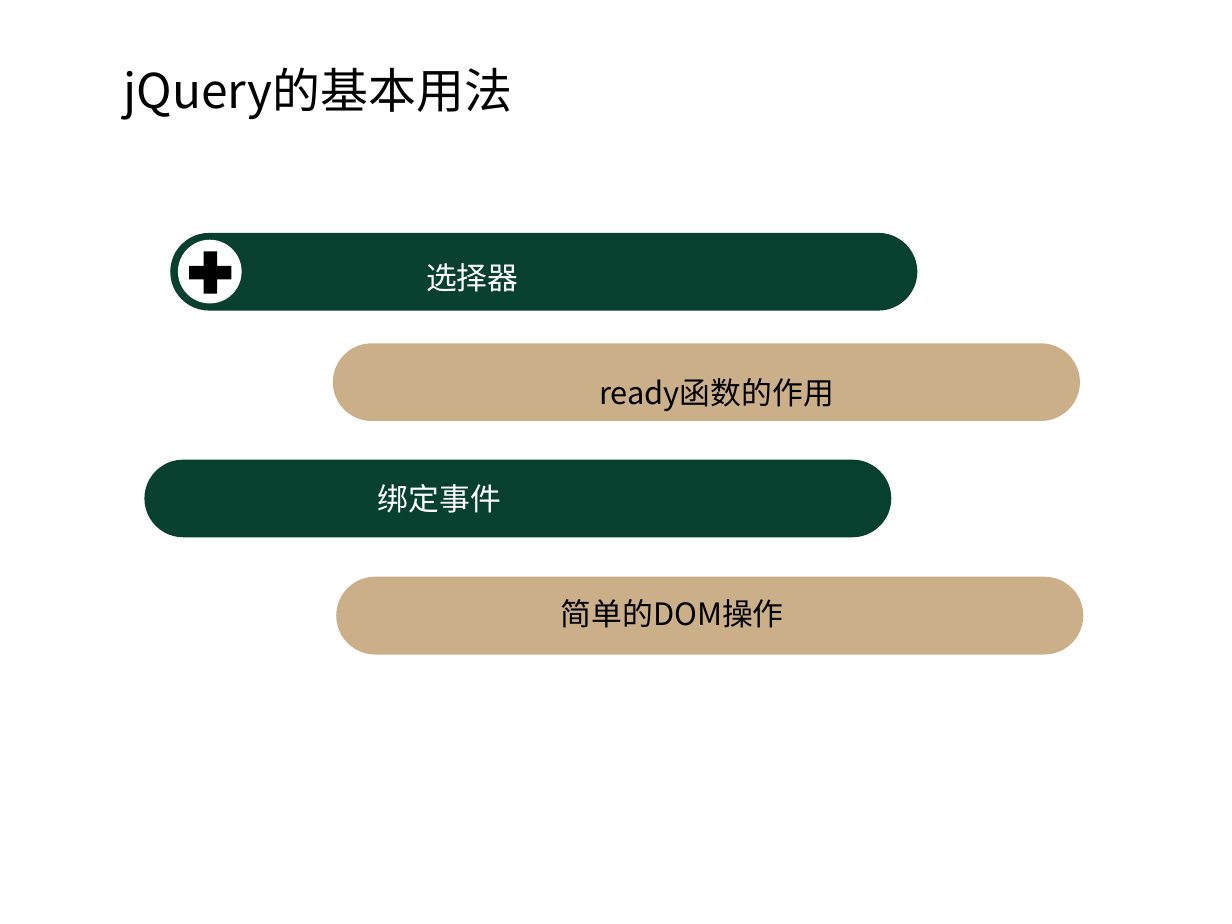
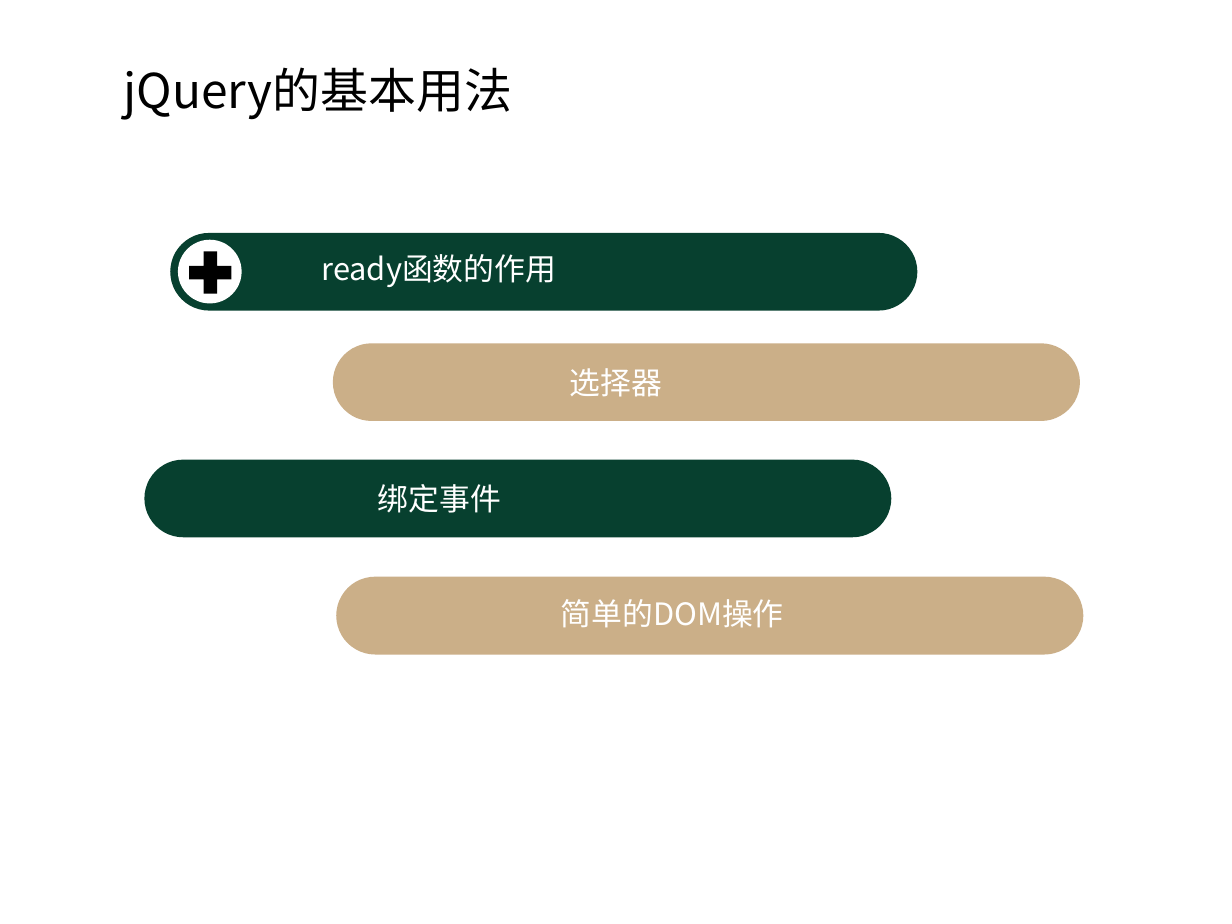
Before and after one commit to lonsunFC/git-test, a slide deck: slide 3 of 分享会.pptx. Drawn at 1232x924 pixels with LibreOffice and Linux fonts; fonts in the diff are those of the drawing. Boxes give left, top, right and bottom in pixels: in the first picture for what was removed or moved away, otherwise in the second. Text is boxed around its words. In the diff, an @@ line names an element or a change of style, - is before the commit and + after.

```diff
--- a/分享会.pptx
+++ b/分享会.pptx
@@ text "ready函数的作用" at [321,254,556,287]: text colour #000000 to #FFFFFF @@
@@ text "ready函数的作用": place and size @@
-text "ready函数的作用" at [599,378,834,411]
+text "ready函数的作用" at [321,254,556,287]
@@ text "选择器": place and size @@
-text "选择器" at [426,263,518,292]
+text "选择器" at [570,368,662,397]
@@ text "简单的DOM操作" at [561,599,784,628]: text colour #000000 to #FFFFFF @@
```
Also in this commit, not shown: 1 other slide changed, 8 other files.
